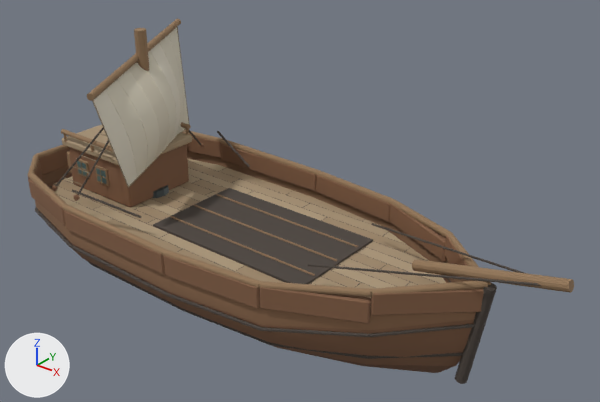
One commit to the glTF model public/art/world3d/ships/transport.glb: the scene before it, then after it.
Camera for both pictures: a 50 mm camera at (178.0, -194.0, 164.0) aimed at (19.0, 5.0, 41.0). The axes (+X, +Y, +Z) are drawn at lower left. The lights are the same throughout. The picture after the commit comes second. Vertices at exactly the same position are counted once.

The first picture shows 'Hull'.
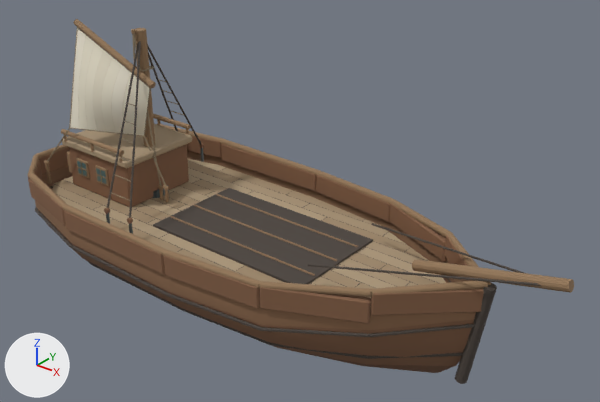
Changed parts and their boxes (x1, y1, x2, y2) in the pictures (600 x 402 px; the box of a moved part takes in the faces that stretch with it):
part 1 of me_round_planked_hull_001, moved or reshaped
    before: (74, 195, 80, 201)
    after: (104, 208, 110, 214)
part 2 of me_round_planked_hull_001, moved or reshaped
    before: (52, 185, 58, 191)
    after: (127, 217, 133, 224)
part 3 of me_round_planked_hull_001, moved or reshaped (not visible before)
    after: (107, 42, 139, 208)
part 4 of me_round_planked_hull_001, moved or reshaped (not visible before)
    after: (129, 41, 141, 218)
part 5 of me_round_planked_hull_001, moved or reshaped
    before: (87, 19, 181, 101)
    after: (73, 19, 156, 88)
part 6 of me_round_planked_hull_001, added
    after: (159, 188, 164, 200)
part 7 of me_round_planked_hull_001, added
    after: (164, 187, 169, 202)
part 8 of me_round_planked_hull_001, added
    after: (45, 162, 52, 184)
part 9 of me_round_planked_hull_001, moved or reshaped (not visible before)
    after: (132, 34, 136, 67)
part 10 of me_round_planked_hull_001, moved or reshaped (not visible before)
    after: (133, 34, 161, 187)
part 11 of me_round_planked_hull_001, deleted
    before: (64, 34, 250, 188)
part 12 of me_round_planked_hull_001, cut back
    before: (55, 28, 201, 218)
    after: (47, 27, 201, 201)

The change in detail:
me_round_planked_hull_001 is used by ob_hull; location (0.0, 0.0, 0.0).
me_round_planked_hull_001 had 4039 vertices, 6808 faces and spanned x -96.0..116.0, y -41.0..41.0, z 0.0..90.0.
me_round_planked_hull_001 now has 4430 vertices, 7444 faces and spans x -96.0..116.0, y -41.0..41.0, z 0.0..91.0.
me_round_planked_hull_001 part 1: the loose piece of 24 vertices spanning x -56.0..-54.0, y -33.0..-31.0, z 33.0..35.0 is moved by (17.0, 0.0, 0.0).
me_round_planked_hull_001 part 2: the loose piece of 24 vertices spanning x -69.0..-67.0, y -33.0..-31.0, z 33.0..35.0 is moved by (42.0, 0.0, 0.0).
me_round_planked_hull_001 part 3: the loose piece of 12 vertices spanning x -36.0..-34.0, y -16.0, z 61.0..66.0 is multiplied about its middle by the matrix ((3.789, -9.728, 3.132), (-5.184, -4.708, -8.353), (8.808, 1.414, -6.263)), then moved by (-9.0, 0.0, -2.0), in mat_tarred_oak (brown #4b423c).
me_round_planked_hull_001 part 4: the loose piece of 12 vertices spanning x -40.0..-36.0, y -17.0..-16.0, z 66.0..72.0 is multiplied about its middle by the matrix ((2.677, -7.862, 5.747), (-1.978, -6.275, -7.663), (9.536, 0.906, -3.203)), then moved by (0.0, 0.0, -7.0), in mat_tarred_oak (brown #4b423c).
me_round_planked_hull_001 part 5: the loose piece of 24 vertices spanning x -68.0..-36.0, y -35.0..35.0, z 75.0..85.0 is multiplied about its middle by the matrix ((-0.206, 0.472, 0.27), (-0.533, -0.232, 0.0), (0.108, -0.248, 0.514)), then moved by (-9.0, -4.0, 0.0).
me_round_planked_hull_001 part 6: a new loose piece, a 12-sided cylinder along z spanning x -41.7..-40.3, y -4.7..-3.3, z 27.0..32.0, in mat_cut_oak (brown #937657).
me_round_planked_hull_001 part 7: a new loose piece, a 12-sided cylinder along z spanning x -38.7..-37.3, y -4.7..-3.3, z 27.0..33.0, in mat_cut_oak (brown #937657).
me_round_planked_hull_001 part 8: a new loose piece, a 12-sided cylinder along z spanning x -87.2..-85.8, y -22.3..-20.9, z 27.0..36.0, in mat_cut_oak (brown #937657).
me_round_planked_hull_001 part 9: the loose piece of 12 vertices spanning x -52.0..-46.0, y 0.0, z 73.0..79.0 is scaled about its middle by (4.7e-05, 2.87, 2.48), then moved by (-1.0, -3.0, 7.0), in mat_hemp_rigging (brown #8b7d65).
me_round_planked_hull_001 part 10: the loose piece of 12 vertices spanning x -41.0..-38.0, y -1.0..0.0, z 62.0..67.0 is scaled about its middle by (-3.13, -3.73, -10.2), then moved by (-6.0, -3.0, -4.0), in mat_hemp_rigging (brown #8b7d65).
me_round_planked_hull_001 part 11: 59 loose pieces with 748 vertices, spanning x -66.0..-25.0, y -34.0..37.0, z 34.0..81.0, are deleted.
me_round_planked_hull_001 part 12: 12 vertices moved from x -50.0, y 0.0, z 72.0 to x -50.0, y 0.0, z 89.0; 191 vertices removed from x -68.0..-25.0, y -37.0..34.0, z 34.0..83.0; 1090 vertices added at x -87.0..-28.0, y -29.0..29.0, z 33.0..88.0.
Other edits to the shape of me_round_planked_hull_001 do not show in these pictures.
